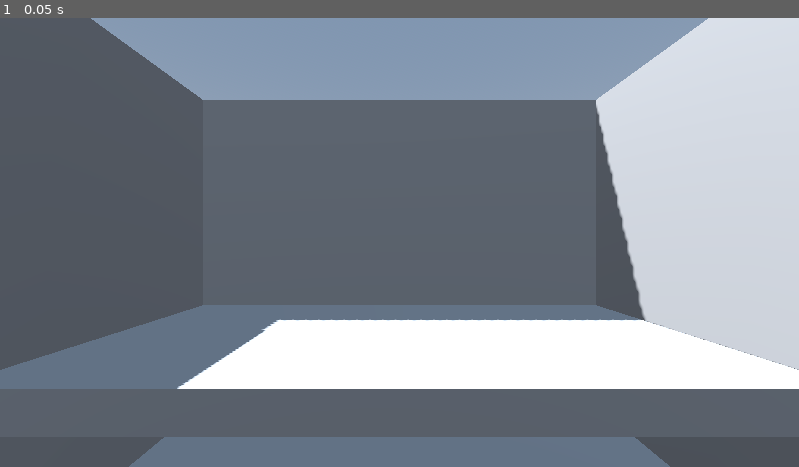
Above: before the commit, frame 1.
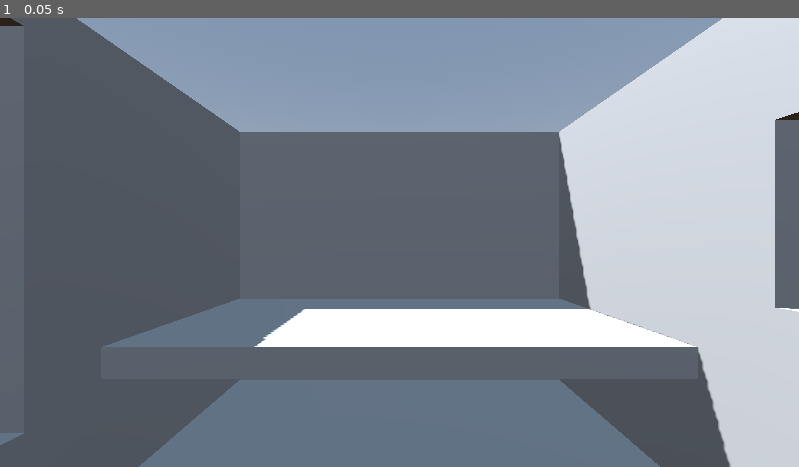
Above: after the commit, the same moment.

Repository: J-dario/Sloplan-Brackeys-2025
Game: Godot game, scene res://Scenes/main.tscn
Same seed, same stepped clock (60 frames per second), same inputs: the game is played once before the commit and once after it.
Inputs:
- Up to frame 1 (0.05 s): no input

The runs differ from the first frame. In frame 1, 26% of the frame differs, in the area x 0-100%, y 0-100%.

Commit message:
enabled jolt physics

Diff:
--- a/Scenes/main.tscn
+++ b/Scenes/main.tscn
@@ -25,6 +25,7 @@
 use_collision = true
 
 [node name="CSGBox3D" type="CSGBox3D" parent="CSGCombiner3D"]
+transform = Transform3D(1.4, 0, 0, 0, 1, 0, 0, 0, 1, -4.78, 0, 0)
 use_collision = true
 size = Vector3(20.2, 1, 20.8)
 
@@ -38,15 +39,27 @@
 use_collision = true
 size = Vector3(14.8, 1, 20.8)
 
-[node name="CSGBox3D3" type="CSGBox3D" parent="CSGCombiner3D"]
-transform = Transform3D(1.91069e-15, -4.37114e-08, 1, -1, -4.37114e-08, 0, 4.37114e-08, -1, -4.37114e-08, 0.3, 7.7, -9.9)
+[node name="CSGBox3D4" type="CSGBox3D" parent="CSGCombiner3D"]
+transform = Transform3D(1.91069e-15, -4.37114e-08, 1.4, -1, -4.37114e-08, 0, 4.37114e-08, -1, -6.11959e-08, -4.36, 7.7, 9.9)
 use_collision = true
 size = Vector3(14.8, 1, 20.8)
 
-[node name="CSGBox3D4" type="CSGBox3D" parent="CSGCombiner3D"]
-transform = Transform3D(1.91069e-15, -4.37114e-08, 1, -1, -4.37114e-08, 0, 4.37114e-08, -1, -4.37114e-08, 0.3, 7.7, 9.9)
+[node name="CSGBox3D6" type="CSGBox3D" parent="CSGCombiner3D"]
+transform = Transform3D(1.91069e-15, -4.37114e-08, 1, -1, -4.37114e-08, 0, 4.37114e-08, -1, -4.37114e-08, -8.3, 9.3, 9.9)
+operation = 2
+use_collision = true
+size = Vector3(4.7, 2.8, 15)
+
+[node name="CSGBox3D7" type="CSGBox3D" parent="CSGCombiner3D"]
+transform = Transform3D(1.91069e-15, -4.37114e-08, 1.4, -1, -4.37114e-08, 0, 4.37114e-08, -1, -6.11959e-08, -4.36, 7.7, -9.9)
 use_collision = true
 size = Vector3(14.8, 1, 20.8)
 
+[node name="CSGBox3D8" type="CSGBox3D" parent="CSGCombiner3D"]
+transform = Transform3D(1.91069e-15, -4.37114e-08, 1, -1, -4.37114e-08, 0, 4.37114e-08, -1, -4.37114e-08, -8.3, 8.9, -9.9)
+operation = 2
+use_collision = true
+size = Vector3(10.2, 2.8, 15)
+
 [node name="Camera3D" type="Camera3D" parent="."]
-transform = Transform3D(7.54979e-08, 0, -1, 0, 1, 0, 1, 0, 7.54979e-08, -4.93, 8.28, 0)
+transform = Transform3D(7.54979e-08, 0, -1, 0, 1, 0, 1, 0, 7.54979e-08, -8.13, 8.58, 0)
--- a/project.godot
+++ b/project.godot
@@ -15,6 +15,10 @@
 config/features=PackedStringArray("4.4", "GL Compatibility")
 config/icon="res://icon.svg"
 
+[physics]
+
+3d/physics_engine="Jolt Physics"
+
 [rendering]
 
 renderer/rendering_method="gl_compatibility"
